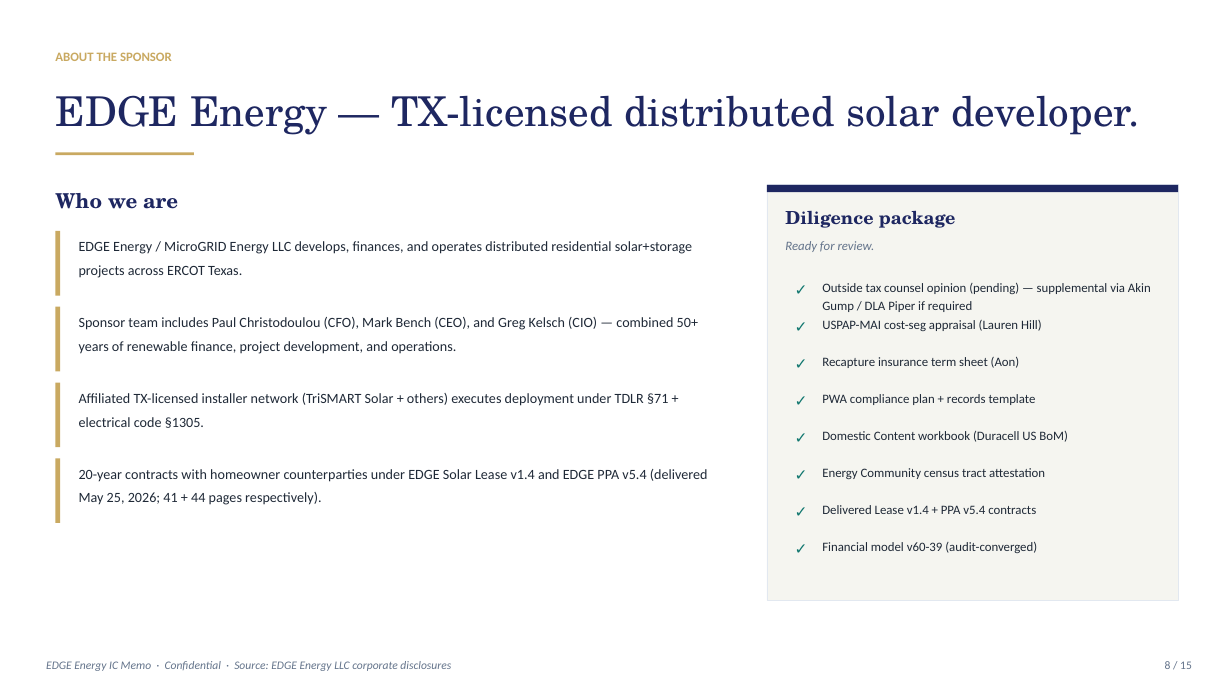
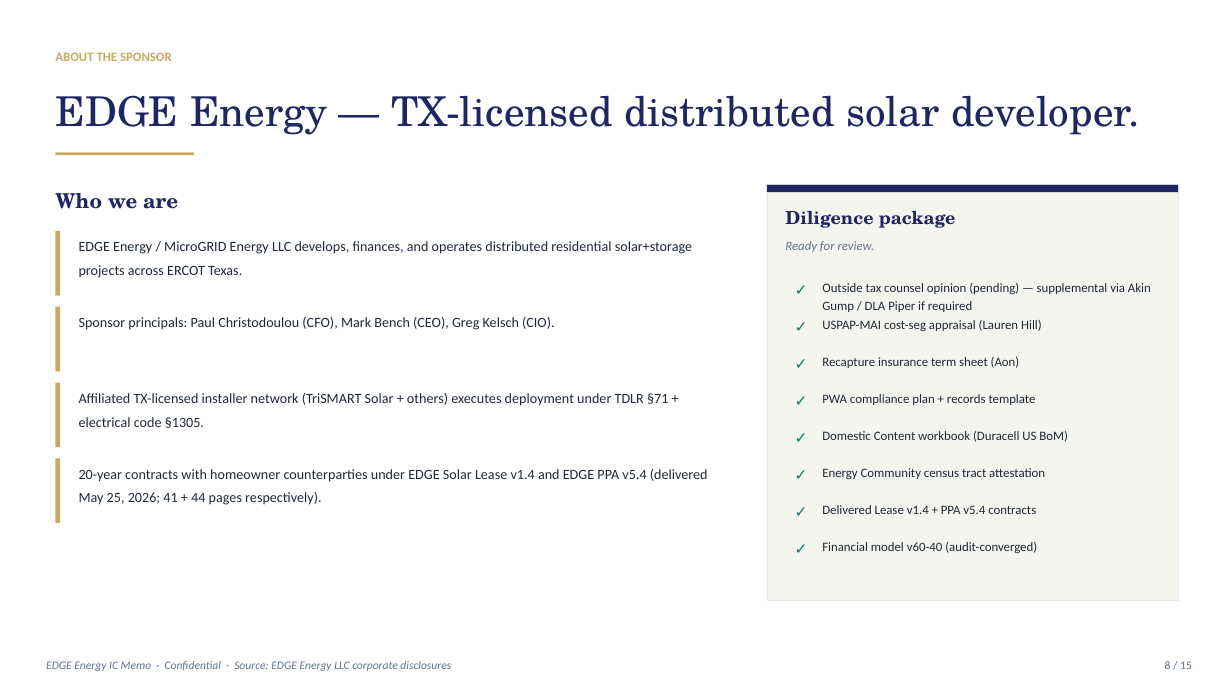
Before and after one commit to allurecg/Financial-Model, a slide deck: slide 8 of EDGE-EastWest-Bank-TaxEquity-IC-Memo.pptx. Drawn at 1232x693 pixels with LibreOffice and Linux fonts; fonts in the diff are those of the drawing. Boxes give left, top, right and bottom in pixels: in the first picture for what was removed or moved away, otherwise in the second. Text is boxed around its words. In the diff, an @@ line names an element or a change of style, - is before the commit and + after.

```diff
--- a/EDGE-EastWest-Bank-TaxEquity-IC-Memo.pptx
+++ b/EDGE-EastWest-Bank-TaxEquity-IC-Memo.pptx
@@ text at <box>79,317,555,330</box>: text changed @@
-Sponsor team includes Paul Christodoulou (CFO), Mark Bench (CEO), and Greg Kelsch (CIO) — combined 50+ years of renewable finance, project development, and operations.
+Sponsor principals: Paul Christodoulou (CFO), Mark Bench (CEO), Greg Kelsch (CIO).
@@ text at <box>822,542,1037,553</box>: text changed @@
-Financial model v60-39 (audit-converged)
+Financial model v60-40 (audit-converged)
```
Also in this commit, not shown: 8 other slides changed, 1 other file.
